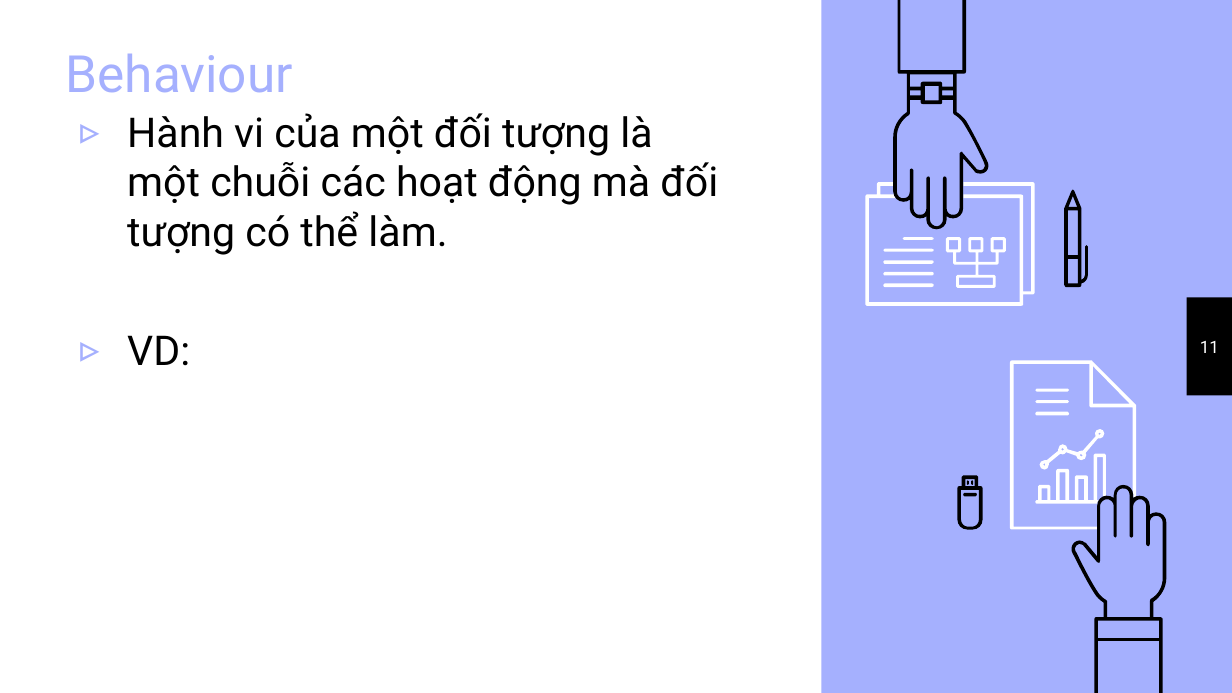
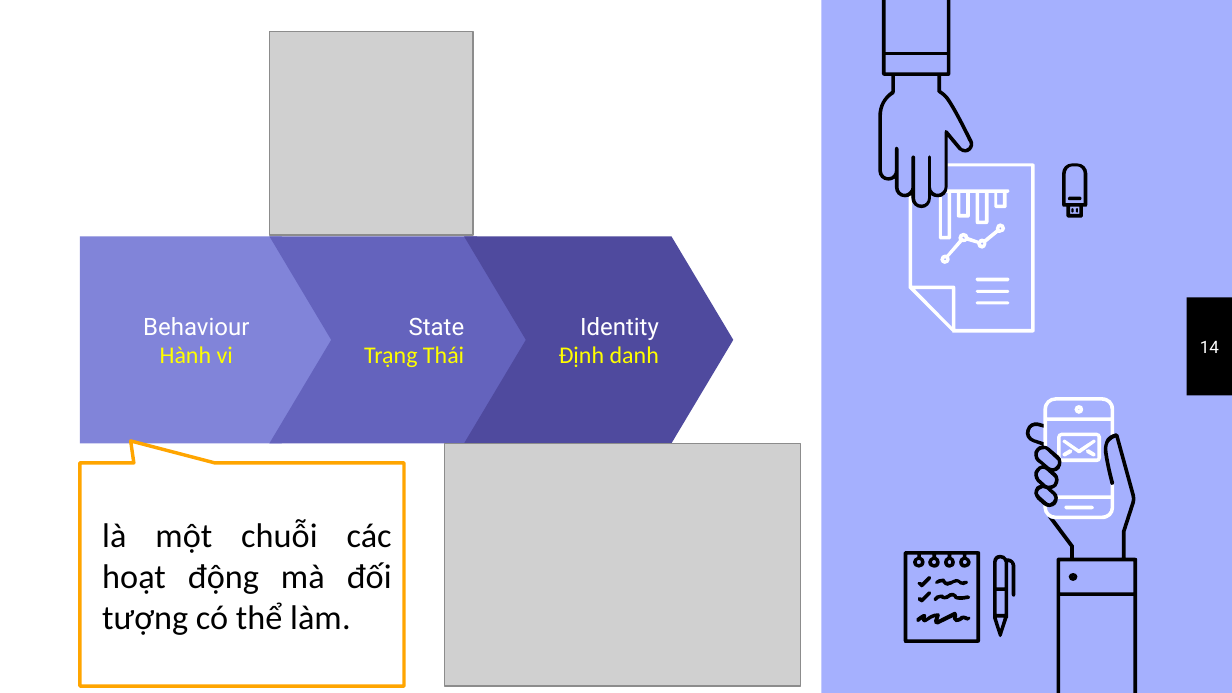
Before and after one commit to VoLeKhanhDuy/XDPM_HDT, a slide deck: slide 14 of chuong 4.pptx (slide 11 before the commit). Drawn at 1232x693 pixels with LibreOffice and Linux fonts; fonts in the diff are those of the drawing; grey boxes stand for pictures. Boxes give left, top, right and bottom in pixels: in the first picture for what was removed or moved away, otherwise in the second. Text is boxed around its words. In the diff, an @@ line names an element or a change of style, - is before the commit and + after.

```diff
--- a/chuong 4.pptx
+++ b/chuong 4.pptx
@@ title removed at (66,53,293,93) @@
-Behaviour
@@ picture added at (270,32,473,235) @@
@@ text removed at (127,113,718,366) @@
-▹ Hành vi của một đối tượng là một chuỗi các hoạt động mà đối tượng có thể làm.
-▹ VD:
@@ freeform shape added at (1068,197,1082,201), fill #000000 @@
@@ rotation 0 to 180 degrees; outline redrawn in 10 elements at (878,0,975,208), (940,223,1005,264), (908,164,1034,333), (976,277,1009,281), (1062,164,1087,218), (976,290,1009,292), (976,302,1009,304), (939,190,1009,240), (1076,208,1078,213), (1072,208,1074,213) @@
@@ pentagon arrow added at (80,237,344,444), fill #8184D9, 14 pt, text #FFFFFF @@
+Behaviour
+Hành vi
@@ chevron added at (270,237,540,444), fill #6463BD, 14 pt, text #FFFF00 @@
+State
+Trạng Thái
@@ chevron added at (464,237,734,444), fill #4F4A9E, 14 pt, text #FFFFFF @@
+Identity
+Định danh
@@ freeform shape removed at (883,260,934,264) @@
@@ freeform shape removed at (883,272,934,276) @@
@@ page number at (1200,341,1219,353): text changed @@
-11
+14
@@ freeform shape: place and size @@
-freeform shape at (1040,429,1105,469)
+freeform shape at (1044,397,1114,446)
@@ picture added at (445,444,801,686) @@
@@ freeform shape: place and size @@
-freeform shape at (957,476,982,530)
+freeform shape at (1024,421,1062,508)
@@ freeform shape: place and size @@
-freeform shape at (1071,485,1167,693)
+freeform shape at (1048,434,1137,693)
@@ freeform shape: place and size @@
-freeform shape at (1010,361,1136,530)
+freeform shape at (1057,432,1101,462)
@@ freeform shape: place and size @@
-freeform shape at (1035,411,1068,415)
+freeform shape at (1062,439,1095,452)
@@ speech box added at (80,463,404,686), fill #FFFFFF, outline #FFA500 2 pt, 20 pt, text #000000 @@
+là một chuỗi các hoạt động mà đối tượng có thể làm.
@@ freeform shape: place and size @@
-freeform shape at (1035,453,1105,504)
+freeform shape at (1044,483,1114,520)
@@ freeform shape: place and size @@
-freeform shape at (1035,400,1068,403)
+freeform shape at (1064,505,1094,509)
@@ freeform shape: place and size @@
-freeform shape at (963,493,977,496)
+freeform shape at (918,575,931,586)
@@ group added at (904,405,1096,642): 10 freeform shapes @@
```
Also in this commit, not shown: 13 other slides changed, 35 slides added, 25 slides removed, 3 other files.
